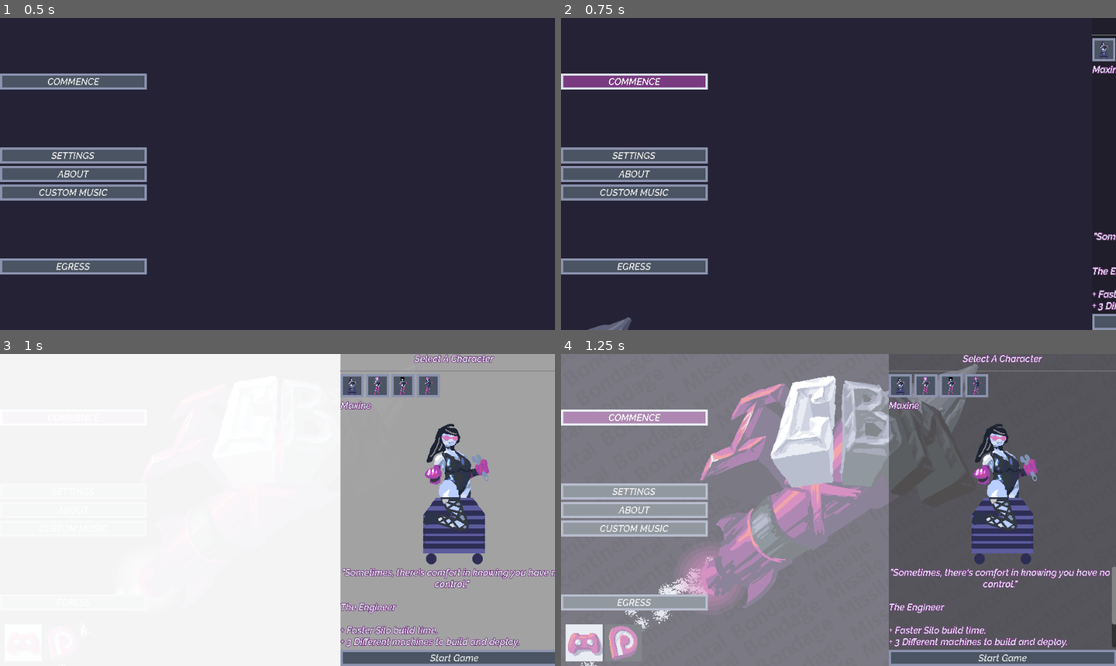
Above: before the commit, frames 1-4 (two rows, left to right).
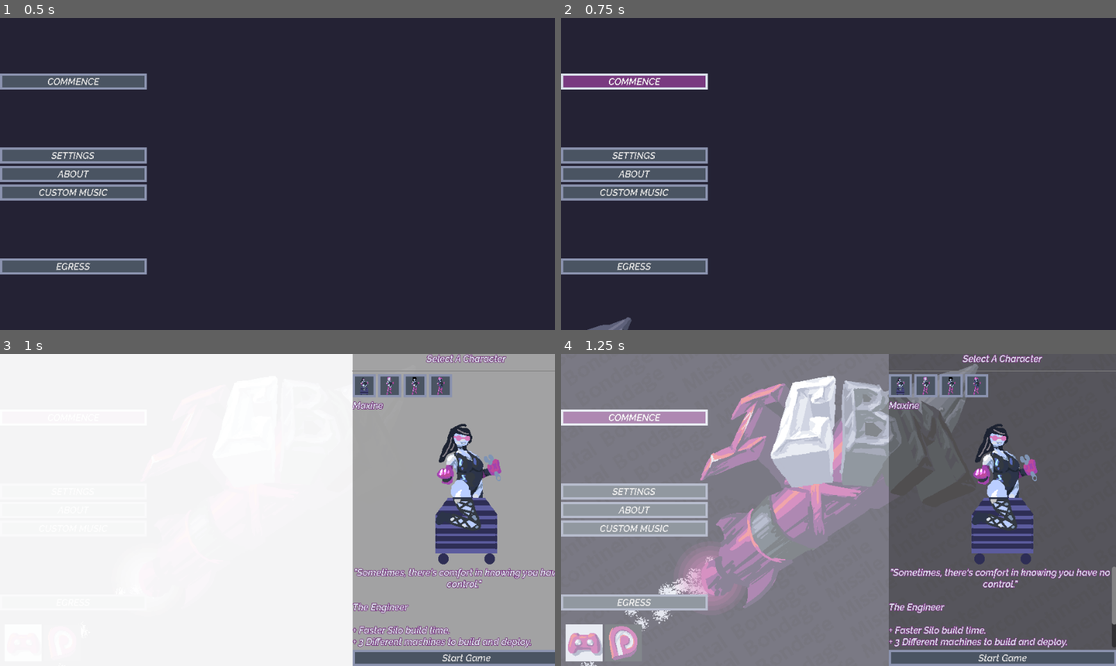
Above: after the commit, the same moments.

Repository: MaxIsJoe/MICBM
Game: Godot game, scene res://ui/title/main_menu.tscn
Same seed, same stepped clock (60 frames per second), same inputs: the game is played once before the commit and once after it. The engine's default icon, where the game draws it, is replaced by a stand-in: a white triangle on a blue panel in a dark square.
Inputs:
- Up to frame 1 (0.5 s): no input
- Up to frame 2 (0.75 s): click "COMMENCE" at 0.5 s
- Up to frame 3 (1 s): no input
- Up to frame 4 (1.25 s): no input

Frame 1 is identical in both runs. In frame 2, 0.9% of the frame differs, in the area x 95-100%, y 5-100%; in frame 3, 8.5%, in the area x 61-100%, y 0-100%; in frame 4, nothing differs.

Commit message:
fixes funny position for main menu UI on full screen

Diff:
--- a/project.godot
+++ b/project.godot
@@ -27,7 +27,7 @@
 Music="*res://singleta/Audio/music.tscn"
 OptionsManager="*res://singleta/Options/options.gd"
 LimboConsole="*res://addons/limbo_console/limbo_console.gd"
-ModLoader="*res://singleta/Mods/mod_loader.gd"
+ModLoader="res://singleta/Mods/mod_loader.gd"
 
 [display]
 
--- a/ui/title/main_menu.gd
+++ b/ui/title/main_menu.gd
@@ -15,7 +15,7 @@
 
 func _ready() -> void:
 	original_pages_holder_pos = pages_holder.position
-	pages_holder.position = Vector2(pages_holder.position.x + 500, pages_holder.position.y)
+	pages_holder.position = Vector2(pages_holder.position.x + 1000, pages_holder.position.y)
 
 func _process(_delta: float) -> void:
 	%imagery.position = size * imagery_position
@@ -79,7 +79,7 @@
 func _on_about_button_down() -> void:
 	show_page_section(page_about)
 
-func tween_alpha_to_show(tween : Tween, child : Control):
+func tween_alpha_to_show(tween: Tween, child: Control):
 	var original = child.self_modulate
 	child.self_modulate = Color(0, 0, 0, 0)
 	tween.tween_property(child, "self_modulate", original, 0.15).set_trans(Tween.TRANS_SINE).set_ease(Tween.EASE_IN_OUT)
